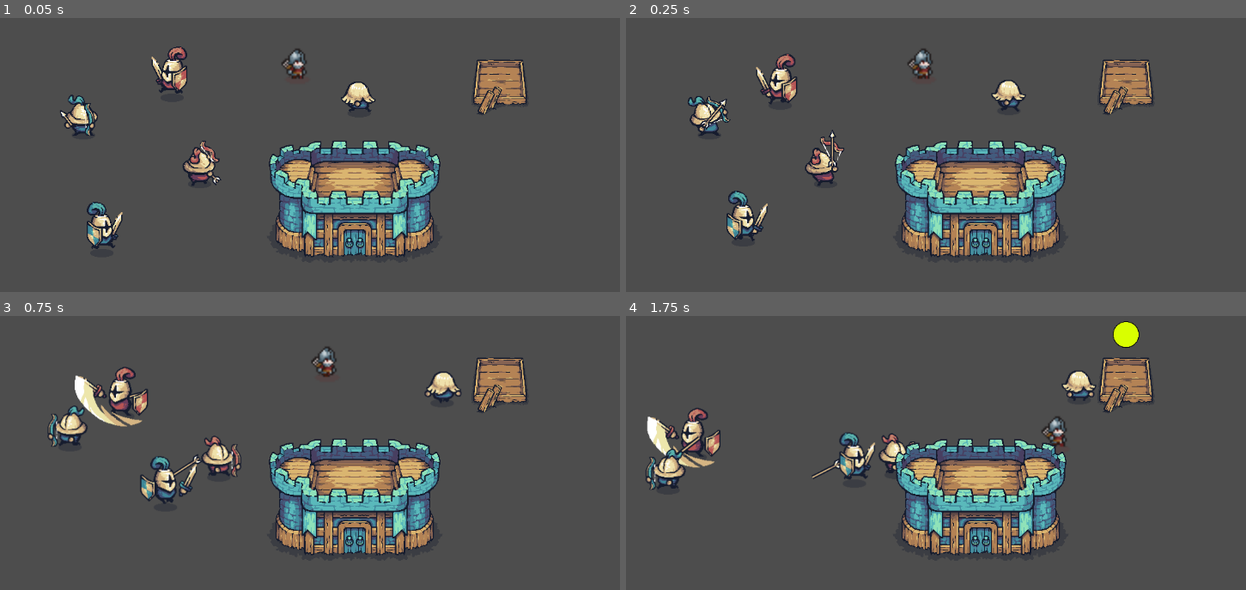
Above: before the commit, frames 1-4 (two rows, left to right).
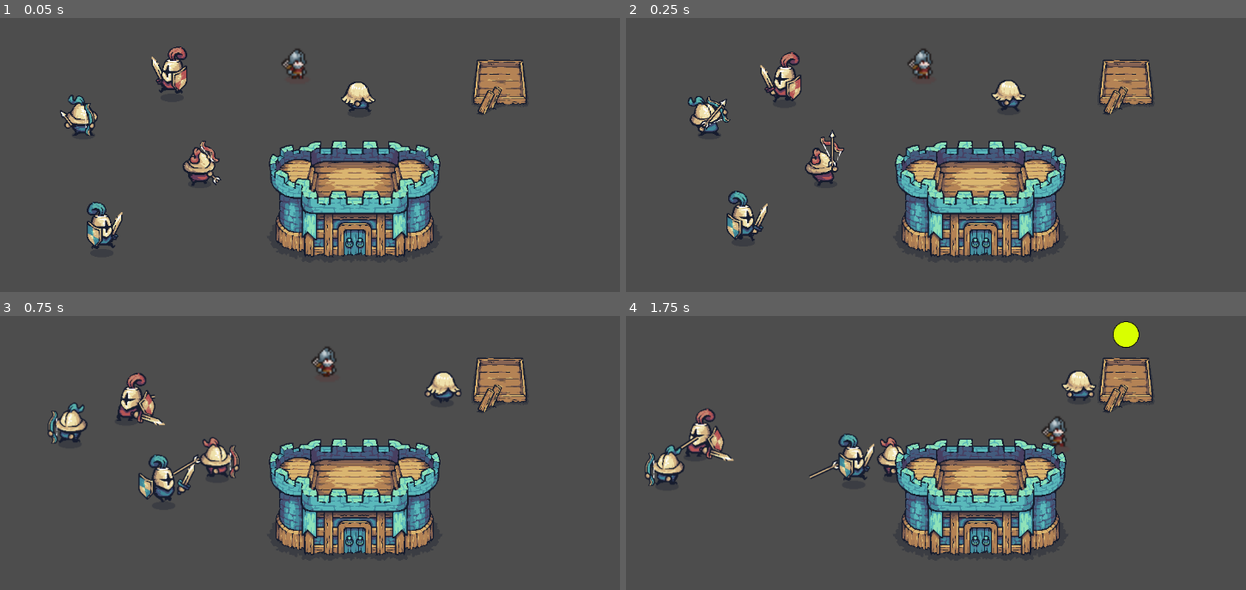
Above: after the commit, the same moments.

Repository: achotai2/battle-game-2D-proto
Game: Godot game, scene res://Scenes/main.tscn
The game is run twice, just before and just after one commit, with the same random seed, the same clock (stepped at 60 frames per second) and the same inputs.
Inputs (mouse positions are in pixels of both pictures, inside the frame that each line leads up to):
- Up to frame 1 (0.05 s): no input
- Up to frame 2 (0.25 s): no input
- Up to frame 3 (0.75 s): move the mouse to (496, 488) at 0.52 s; hold Right (move_right) from 0.53 s (still down); tap Ctrl (attack) at 0.6 s
- Up to frame 4 (1.75 s): tap Space (interact) at 0.8, 1.35 s; move the mouse to (830, 526) at 1.27 s; release Right (move_right) at 1.28 s; hold S (move_down) from 1.28 s (still down); tap Ctrl (attack) at 1.55 s

Frame 1 is identical in both runs. In frame 2, 0.8% of the frame differs, in the area x 20-29%, y 12-32%; in frame 3, 3.4%, in the area x 7-39%, y 18-69%; in frame 4, 2.8%.

Commit message:
Implement token-based movement freeze locks

Diff:
--- a/Scripts/agent_base.gd
+++ b/Scripts/agent_base.gd
@@ -251,7 +251,7 @@
 	# --- tracking refresh ---
 	# Cancel transient action states when swapping role
 	if is_instance_valid(movement):
-		movement.un_freeze()
+		movement.clear_freeze_locks([AgentMovement.LOCK_STUN])
 
 	if is_instance_valid(pathfinding):
 		pathfinding.clear_target()
--- a/Scripts/agent_move.gd
+++ b/Scripts/agent_move.gd
@@ -4,7 +4,6 @@
 @export_range(0, 500, 10) var max_speed: float = 300.0
 @export_range(0, 500, 10) var meander_speed: float = 50.0
 
-@export var frozen: bool = false
 @export var can_meander: bool = false
 @export var agent: Node2D = null
 @export var animation: AgentAnimate = null
@@ -19,6 +18,13 @@
 var _desired_direction: Vector2
 var _action_state: int = 0
 
+const LOCK_ATTACK := &"attack"
+const LOCK_INTERACT := &"interact"
+const LOCK_WORK := &"work"
+const LOCK_STUN := &"stun"
+
+var _freeze_locks: Dictionary = {}
+
 const ACTION_NONE := 0
 const ACTION_ATTACK := 1
 const ACTION_WORK := 2
@@ -51,18 +57,38 @@
 			animation.interactAnimationFinished.connect(_on_interact_animation_finished)
 
 
-func freeze(_target: Node2D) -> void:
-	# Called by attack when attack is started
-	frozen = true
+func is_frozen() -> bool:
+	return _freeze_locks.size() > 0
+
+
+func freeze(reason: StringName = &"generic") -> void:
+	# Called by action start or external systems.
+	_freeze_locks[reason] = true
 	_current_velocity = Vector2.ZERO
 	_notify_moved(Vector2.ZERO)
 
 
-func un_freeze() -> void:
+func unfreeze(reason: StringName = &"generic") -> void:
 	# Called to unfreeze movement.
 	# Can be called by signal from agent animation when a frozen animation is finished.
-	frozen = false
+	_freeze_locks.erase(reason)
+	if reason == LOCK_ATTACK or reason == LOCK_WORK or reason == LOCK_INTERACT or reason == &"generic":
+		_action_state = ACTION_NONE
+
+
+func clear_freeze_locks(keep: Array[StringName] = []) -> void:
+	for lock in _freeze_locks.keys():
+		if not keep.has(lock):
+			_freeze_locks.erase(lock)
 	_action_state = ACTION_NONE
+
+
+func debug_freeze_locks() -> Array[StringName]:
+	return _freeze_locks.keys()
+
+
+func _to_string() -> String:
+	return "AgentMovement locks=%s" % [debug_freeze_locks()]
 
 
 func make_meander() -> void:
@@ -76,51 +102,51 @@
 func start_attack(target: Node2D) -> bool:
 	if _action_state != ACTION_NONE and _action_state != ACTION_ATTACK:
 		return false
-	if _action_state == ACTION_ATTACK and frozen:
+	if _action_state == ACTION_ATTACK and is_frozen():
 		return true
 
 	_action_state = ACTION_ATTACK
-	freeze(target)
+	freeze(LOCK_ATTACK)
 	var started := false
 	if is_instance_valid(animation):
 		started = animation.play_attack(target)
 
 	if not started:
-		un_freeze()
+		unfreeze(LOCK_ATTACK)
 	return started
 
 
 func start_work() -> bool:
 	if _action_state != ACTION_NONE and _action_state != ACTION_WORK:
 		return false
-	if _action_state == ACTION_WORK and frozen:
+	if _action_state == ACTION_WORK and is_frozen():
 		return true
 
 	_action_state = ACTION_WORK
-	freeze(null)
+	freeze(LOCK_WORK)
 	var started := false
 	if is_instance_valid(animation):
 		started = animation.play_work()
 
 	if not started:
-		un_freeze()
+		unfreeze(LOCK_WORK)
 	return started
 
 
 func start_interaction() -> bool:
 	if _action_state != ACTION_NONE and _action_state != ACTION_INTERACT:
 		return false
-	if _action_state == ACTION_INTERACT and frozen:
+	if _action_state == ACTION_INTERACT and is_frozen():
 		return true
 
 	_action_state = ACTION_INTERACT
-	freeze(null)
+	freeze(LOCK_INTERACT)
 	var started := false
 	if is_instance_valid(animation):
 		started = animation.play_work()
 
 	if not started:
-		un_freeze()
+		unfreeze(LOCK_INTERACT)
 	return started
 
 
@@ -128,7 +154,7 @@
 
 # Preferred: already-scaled velocity (pathfinding + avoidance)
 func move_with_velocity(desired_velocity: Vector2, delta: float) -> void:
-	if frozen:
+	if is_frozen():
 		_current_velocity = Vector2.ZERO
 		_notify_moved(Vector2.ZERO)
 		return
@@ -171,6 +197,8 @@
 
 
 func return_speed() -> float:
+	if is_frozen():
+		return 0.0
 	if meander:
 		return meander_speed
 	else:
@@ -183,12 +211,15 @@
 
 func _on_attack_animation_finished() -> void:
 	if _action_state == ACTION_ATTACK:
-		un_freeze()
+		unfreeze(LOCK_ATTACK)
 
 
 func _on_interact_animation_finished() -> void:
 	if _action_state == ACTION_WORK or _action_state == ACTION_INTERACT:
-		un_freeze()
+		if _action_state == ACTION_WORK:
+			unfreeze(LOCK_WORK)
+		else:
+			unfreeze(LOCK_INTERACT)
 
 
 func _notify_moved(vel: Vector2) -> void:
--- a/Scripts/weapon_melee_base.gd
+++ b/Scripts/weapon_melee_base.gd
@@ -109,4 +109,5 @@
 
 
 func attack_animation_finished() -> void:
-	movement.un_freeze()
+	if is_instance_valid(movement):
+		movement.unfreeze(AgentMovement.LOCK_ATTACK)
--- a/Scripts/weapon_ranged_base.gd
+++ b/Scripts/weapon_ranged_base.gd
@@ -166,4 +166,5 @@
 
 
 func attack_animation_finished() -> void:
-	movement.un_freeze()
+	if is_instance_valid(movement):
+		movement.unfreeze(AgentMovement.LOCK_ATTACK)
